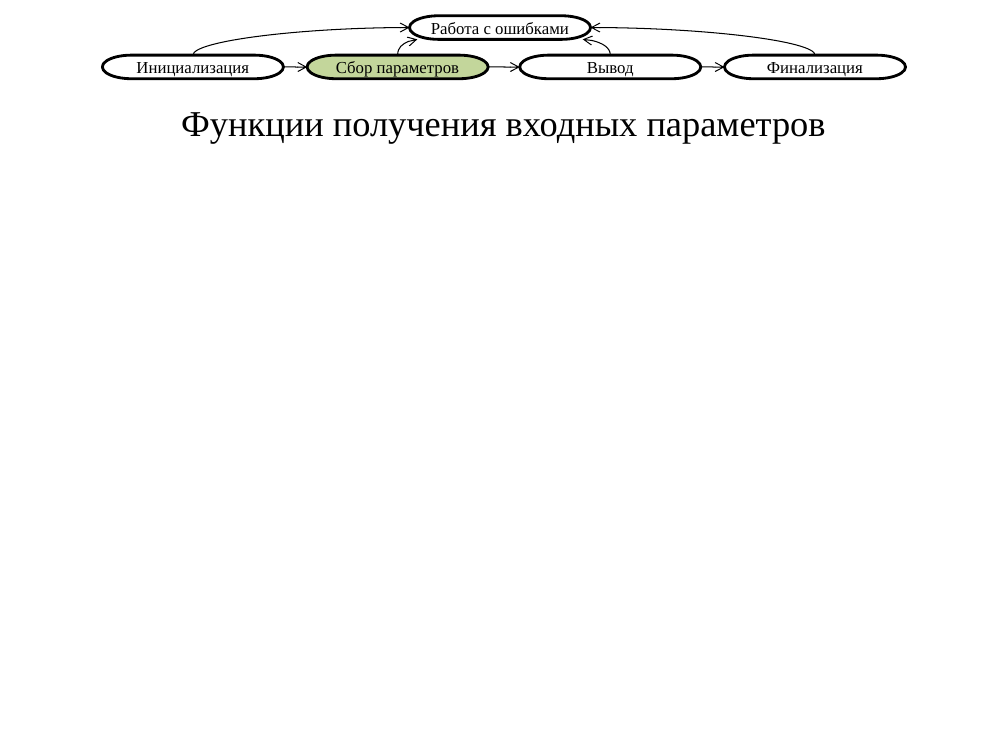
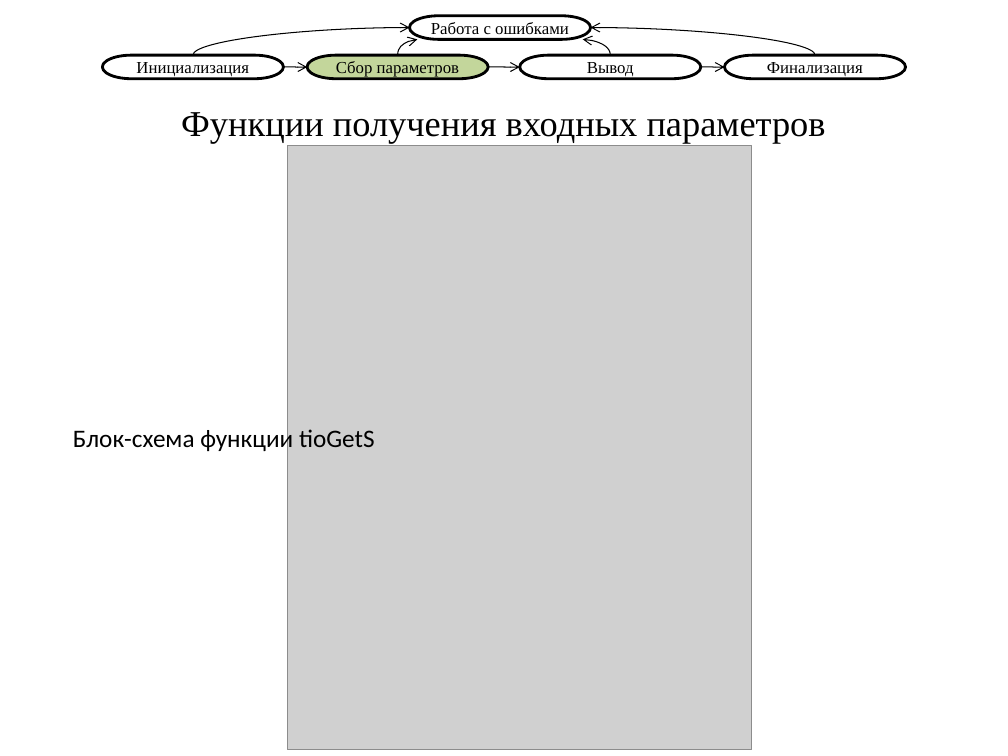
Before and after one commit to nwcfang/diplom_report, a slide deck: slide 6 of presentation/presentation.pptx. Drawn at 1008x756 pixels with LibreOffice and Linux fonts; fonts in the diff are those of the drawing; grey boxes stand for pictures. Boxes give left, top, right and bottom in pixels: in the first picture for what was removed or moved away, otherwise in the second. Text is boxed around its words. In the diff, an @@ line names an element or a change of style, - is before the commit and + after.

```diff
--- a/presentation/presentation.pptx
+++ b/presentation/presentation.pptx
@@ picture added at box(287, 145, 752, 750) @@
@@ text added at box(73, 426, 375, 453), 18 pt, text #000000 @@
+Блок-схема функции tioGetS
```
Also in this commit, not shown: 5 other slides changed, 2 slides added, 3 other files.
